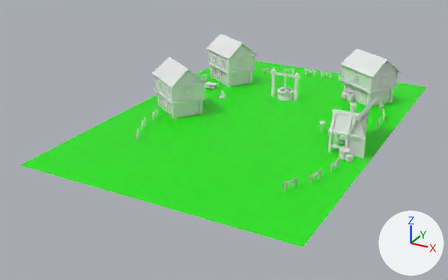
Two versions of the glTF model public/models/land.glb, one commit apart.
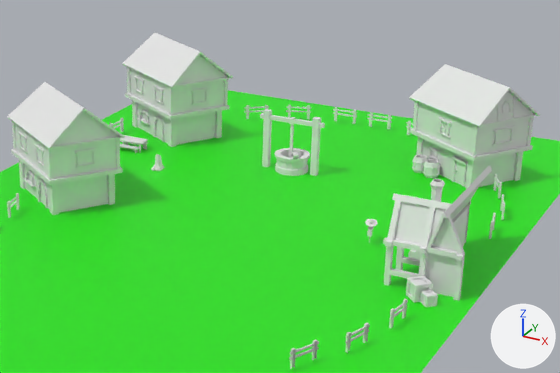
There are two pictures of each version: one whole from a camera (50 mm lens) standing at (31.8, -48.0, 28.9) and looking at (-2.4, 14.2, -2.2), one close up on the part from 33% to 92% of the width and 7% to 69% of the height. Every picture has the same lights, and +X, +Y and +Z are marked at lower right. Where no turn or scale is listed for an object, it has been applied to the vertices. Vertices at the same position are counted once.

The first close-up shows 'Ground', 'Merge'.
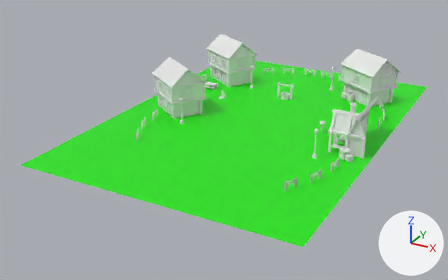
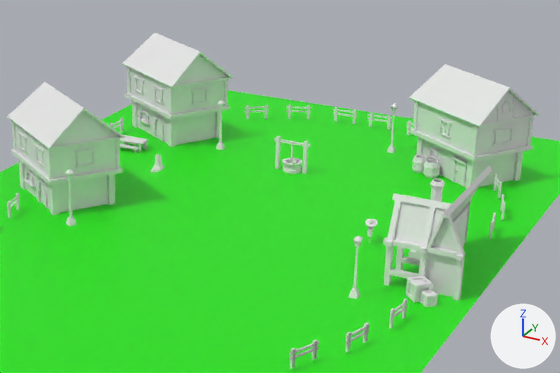
Where the newer file only moved an object's origin or applied its transform, the numbers keep the older frame.

What differs and where, as boxes [x1, y1, x2, y2] in the close-ups (560 x 373 px; the box of a moved part takes in the faces that stretch with it):
part 1 of me_cube_028, moved or reshaped
    before: [310, 117, 321, 176]
    after: [302, 141, 308, 174]
part 2 of me_cube_028, moved or reshaped
    before: [262, 109, 272, 167]
    after: [275, 136, 281, 169]
part 3 of me_cube_028, moved or reshaped
    before: [260, 113, 289, 123]
    after: [274, 138, 290, 144]
part 4 of me_cube_028, moved or reshaped
    before: [294, 119, 325, 128]
    after: [293, 142, 311, 147]
part 5 of me_cube_028, moved or reshaped
    before: [289, 117, 295, 125]
    after: [290, 141, 294, 145]
part 6 of me_cube_028, moved or reshaped
    before: [289, 124, 294, 157]
    after: [291, 145, 293, 163]
part 7 of me_cube_028, moved or reshaped
    before: [274, 148, 310, 162]
    after: [282, 158, 302, 166]
part 8 of me_cube_028, moved or reshaped
    before: [275, 159, 308, 176]
    after: [283, 164, 301, 174]
part 9 of me_cube_028, added
    after: [348, 236, 363, 299]
part 10 of me_cube_028, added
    after: [65, 170, 77, 226]
part 11 of me_cube_028, added
    after: [216, 100, 225, 150]
part 12 of me_cube_028, added
    after: [387, 103, 398, 153]

What changed in the scene script:
```text
Change me_cube_028:
    used by ob_merge; location = (1.09, 22.25, 0.95)
    remove me_cube_028.from_pydata(...)  # 4811 vertices, 7973 faces; spans x -15.6..14.3, y -20.0..16.2, z -1.4..5.1
    add me_cube_028.from_pydata(...)  # 4830 vertices, 8009 faces; spans x -15.6..14.3, y -20.0..16.2, z -1.4..5.1
    me_cube_028 part 1: the loose piece of 8 vertices spanning x 0.3..0.7, y 4.9..5.3, z -1.4..2.4 is scaled about its middle by 0.567, then moved by (-0.6, -0.1, -0.8)
    me_cube_028 part 2: the loose piece of 8 vertices spanning x -3.1..-2.7, y 4.9..5.3, z -1.4..2.4 is scaled about its middle by 0.567, then moved by (0.8, -0.1, -0.8)
    me_cube_028 part 3: the loose piece of 8 vertices spanning x -3.4..-1.3, y 5.0..5.3, z 1.8..2.1 is scaled about its middle by 0.567, then moved by (0.6, -0.1, -1.4)
    me_cube_028 part 4: the loose piece of 8 vertices spanning x -1.1..1.0, y 5.0..5.3, z 1.8..2.1 is scaled about its middle by 0.567, then moved by (-0.4, -0.1, -1.4)
    me_cube_028 part 5: the loose piece of 6 vertices spanning x -1.4..-1.0, y 4.9..5.3, z 1.8..2.1 is scaled about its middle by 0.567, then moved by (0.1, -0.1, -1.4)
    me_cube_028 part 6: the loose piece of 8 vertices spanning x -1.3..-1.1, y 5.0..5.2, z -0.8..1.8 is scaled about its middle by 0.567, then moved by (0.1, -0.1, -0.8)
    me_cube_028 part 7: the loose piece of 54 vertices spanning x -2.3..0.1, y 4.0..6.3, z -1.1..-0.2 is scaled about its middle by 0.567, then moved by (0.1, -0.1, -0.3)
    me_cube_028 part 8: the loose piece of 52 vertices spanning x -2.2..0.0, y 4.1..5.9, z -1.4..-0.5 is scaled about its middle by 0.567, then moved by (0.1, 0.0, -0.2)
    me_cube_028 part 9: a new loose piece of 68 vertices spanning x 9.2..9.7, y -11.1..-10.7, z -1.4..2.0
    me_cube_028 part 10: a new loose piece of 68 vertices spanning x -9.0..-8.3, y -9.9..-9.2, z -1.4..2.0
    me_cube_028 part 11: a new loose piece of 68 vertices spanning x -7.4..-6.9, y 6.6..7.1, z -1.4..2.0
    me_cube_028 part 12: a new loose piece of 68 vertices spanning x 3.0..3.5, y 11.6..12.1, z -1.4..2.0
```
